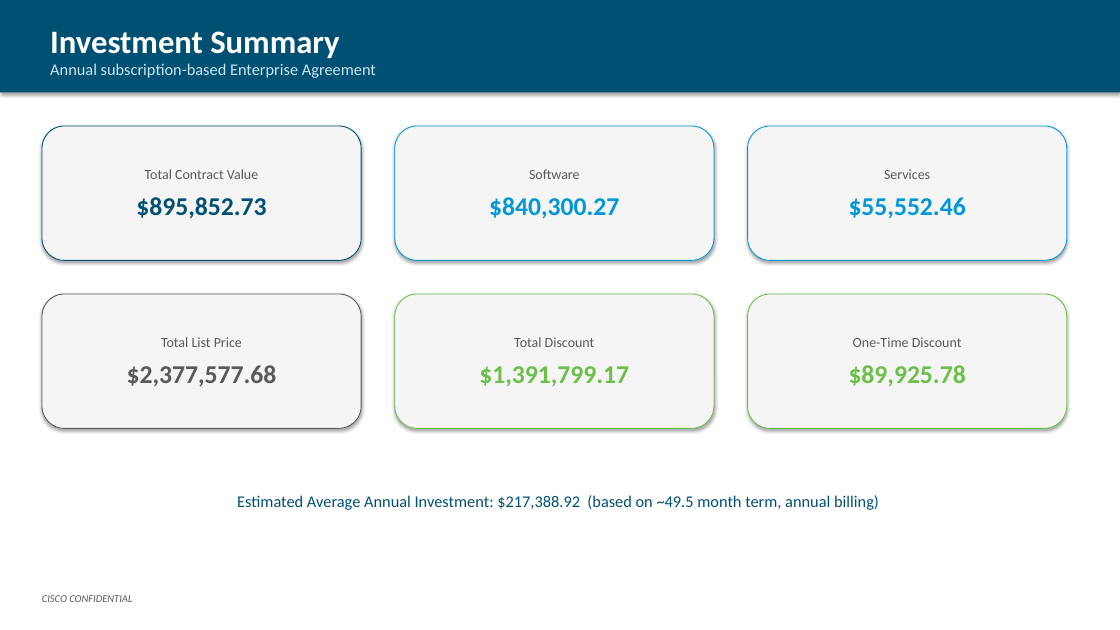
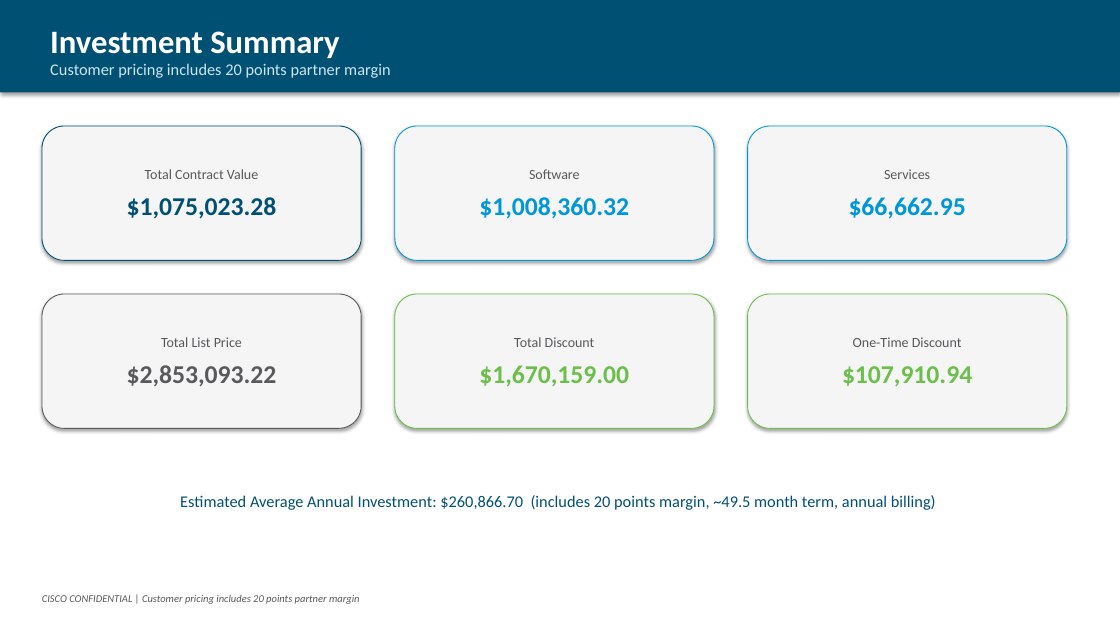
Before and after one commit to chchilds/cxvx, a slide deck: slide 7 of output/HALIFAX_HEALTH_CARE_SYSTEMS_INC_EA_Proposal_9327623.pptx. Drawn at 1120x630 pixels with LibreOffice and Linux fonts; fonts in the diff are those of the drawing. Boxes give left, top, right and bottom in pixels: in the first picture for what was removed or moved away, otherwise in the second. Text is boxed around its words. In the diff, an @@ line names an element or a change of style, - is before the commit and + after.

```diff
--- a/output/HALIFAX_HEALTH_CARE_SYSTEMS_INC_EA_Proposal_9327623.pptx
+++ b/output/HALIFAX_HEALTH_CARE_SYSTEMS_INC_EA_Proposal_9327623.pptx
@@ text at bbox=[50, 63, 390, 78]: text changed @@
-Annual subscription-based Enterprise Agreement
+Customer pricing includes 20 points partner margin
@@ text in rounded rectangle at bbox=[127, 197, 277, 219]: text changed @@
-$895,852.73
+$1,075,023.28
@@ text in rounded rectangle at bbox=[479, 197, 629, 219]: text changed @@
-$840,300.27
+$1,008,360.32
@@ text in rounded rectangle at bbox=[849, 197, 966, 219]: text changed @@
-$55,552.46
+$66,662.95
@@ text in rounded rectangle at bbox=[127, 365, 277, 386]: text changed @@
-$2,377,577.68
+$2,853,093.22
@@ text in rounded rectangle at bbox=[479, 365, 629, 386]: text changed @@
-$1,391,799.17
+$1,670,159.00
@@ text in rounded rectangle at bbox=[842, 366, 972, 386]: text changed @@
-$89,925.78
+$107,910.94
@@ text at bbox=[180, 495, 936, 510]: text changed @@
-Estimated Average Annual Investment: $217,388.92 (based on ~49.5 month term, annual billing)
+Estimated Average Annual Investment: $260,866.70 (includes 20 points margin, ~49.5 month term, annual billing)
@@ text at bbox=[42, 595, 360, 604]: text changed @@
-CISCO CONFIDENTIAL
+CISCO CONFIDENTIAL | Customer pricing includes 20 points partner margin
```
Also in this commit, not shown: 7 other slides changed.
